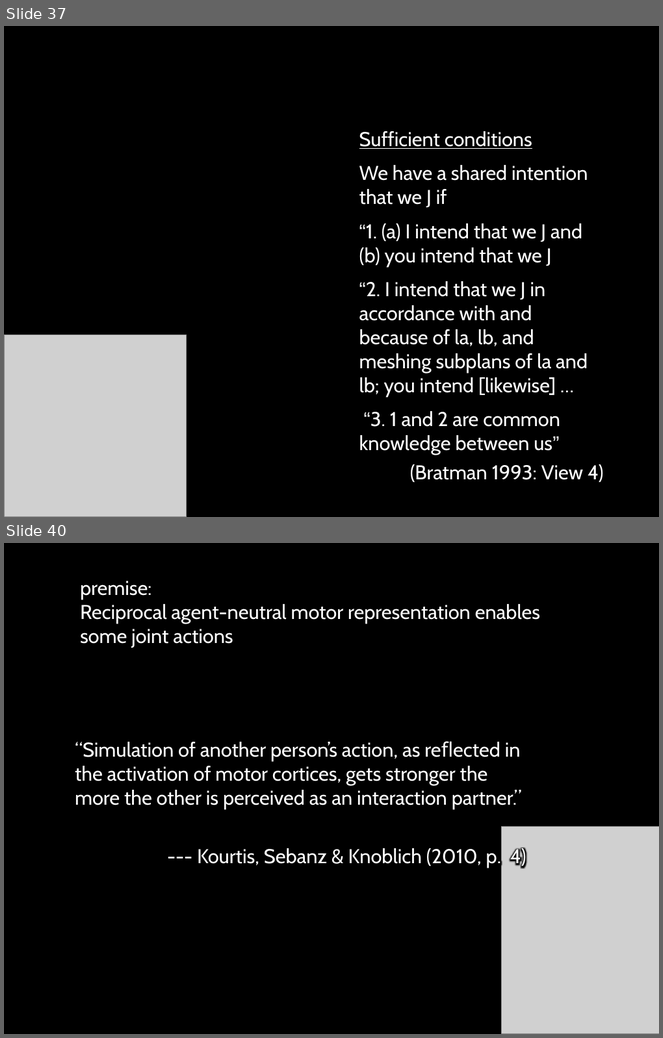
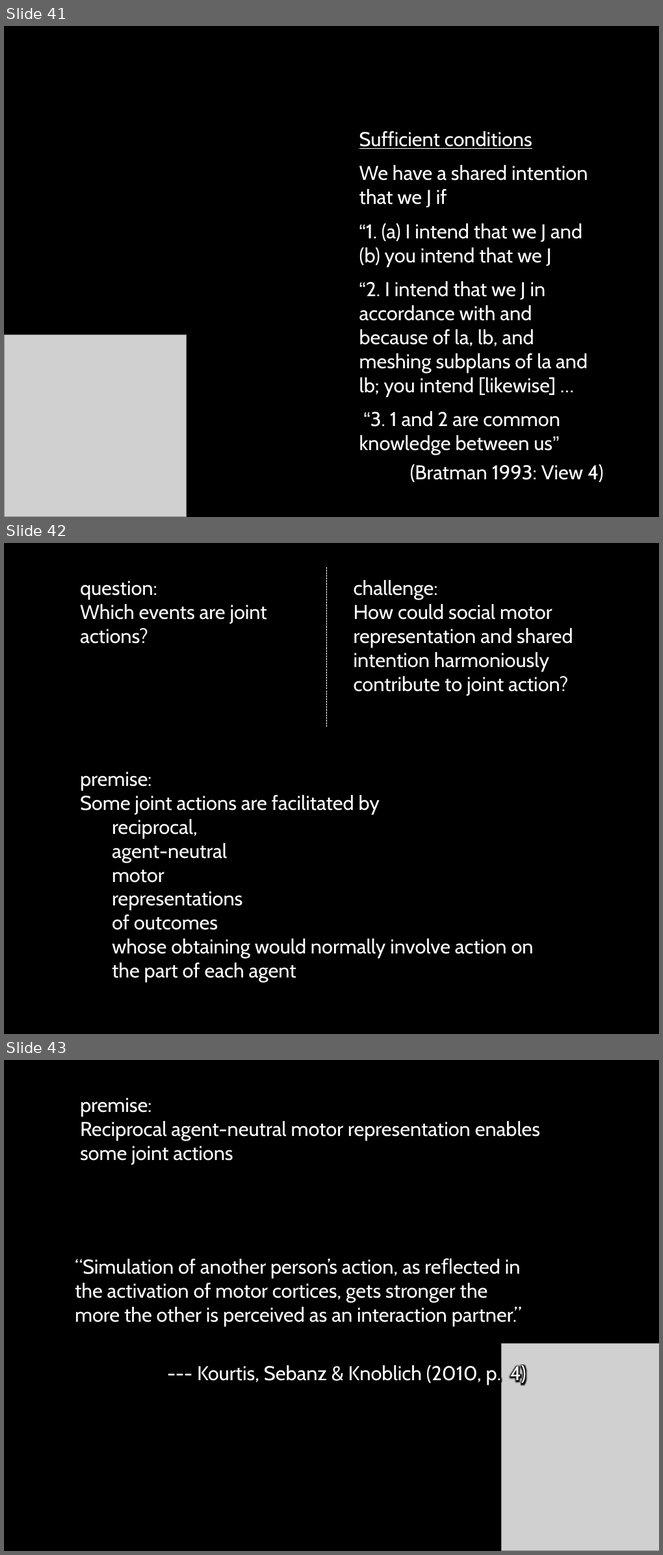
Before and after one commit to butterfill/writing, a slide deck: intention motor representation joint action (paper 3)/conf collective intentionality manchester 2012/motor representation and shared intention - manchester collective intentionality 2012.pptx. Shown one above the other, each under a label of ours: slides 37 and 40 before the commit, slides 41, 42 and 43 after it; the slides between them are not shown. The pictures are 663x1038 and 663x1555 pixels, drawn with LibreOffice and Linux fonts; fonts in the diff are those of the drawing; grey boxes stand for pictures; background and template pictures are left out. Boxes give left, top, right and bottom in pixels: in the first picture for what was removed or moved away, otherwise in the second. Text is boxed around its words. In the diff, an @@ line names an element or a change of style, - is before the commit and + after.

Commit message:
manchester slides done, still to update talk text from paper

```diff
--- a/intention motor representation joint action (paper 3)/conf collective intentionality manchester 2012/motor representation and shared intention - manchester collective intentionality 2012.pptx
+++ b/intention motor representation joint action (paper 3)/conf collective intentionality manchester 2012/motor representation and shared intention - manchester collective intentionality 2012.pptx
@@ slide 42 added at [4,543,659,1034], background picture (left out) @@
@@ group added at [80,566,573,982]: 3 texts, 1 line @@
+premise:
+Some joint actions are facilitated by
+reciprocal,
+agent-neutral
+motor
+representations
+of outcomes
+whose obtaining would normally involve action on the part of each agent
+question:
+Which events are joint actions?
+challenge:
+How could social motor representation and shared intention harmoniously contribute to joint action?
@@ what was slide 37 is now slide 41 @@
@@ what was slide 40 is now slide 43 @@
```
Also in this commit, not shown: 1 slide changed, 4 other slides added, 2 slides removed, 1 other file.
